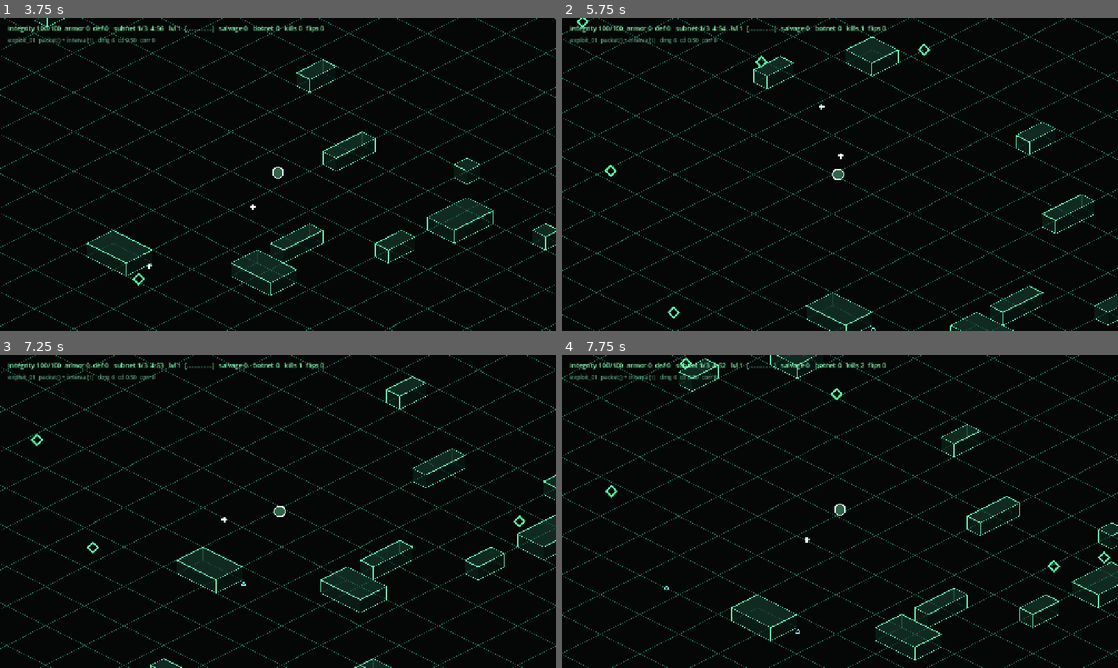
Above: before the commit, frames 1-4 (two rows, left to right).
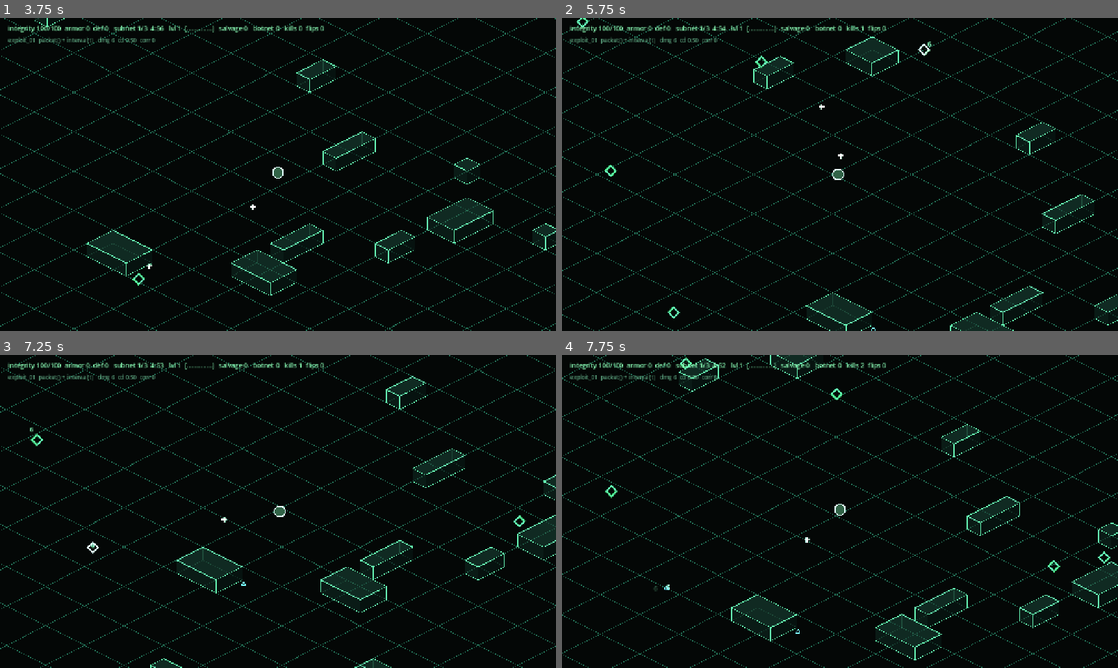
Above: after the commit, the same moments.

Repository: seanperkins/rootkit-game
Game: Godot game, scene res://scenes/main.tscn
Two runs of this game, one before a commit and one after it. Both use one fixed random seed, a clock stepped at 60 frames per second and the inputs below.
Inputs (mouse positions are in pixels of both pictures, inside the frame that each line leads up to):
- Up to frame 1 (3.75 s): click "./intrude --subnet 01 [ENTER]" at 0.5 s; tap Enter at 1.25, 1.35, 3.6 s; move the mouse to (400, 158) at 1.27 s; hold D 1.28-2.03 s; tap Space at 1.52, 2.27 s; move the mouse to (166, 190) at 2.02 s; hold S 2.03-2.78 s; tap Keypad Enter at 2.1 s; move the mouse to (333, 105) at 2.77 s; hold D 2.78-3.53 s; tap R at 2.85 s; move the mouse to (250, 237) at 3.52 s; hold W from 3.53 s (still down)
- Up to frame 2 (5.75 s): tap Space at 3.77, 4.52, 5.27 s; move the mouse to (1006, 221) at 4.27 s; release W at 4.28 s; hold A from 4.28 s (still down); tap Keypad Enter at 4.35 s; move the mouse to (673, 127) at 5.02 s; tap R at 5.1 s
- Up to frame 3 (7.25 s): move the mouse to (305, 511) at 5.77 s; release A at 5.78 s; hold S 5.78-6.53 s; tap Enter at 5.85 s; move the mouse to (194, 433) at 6.52 s; hold D from 6.53 s (still down); tap Keypad Enter at 6.6 s; tap Space at 6.77 s
- Up to frame 4 (7.75 s): move the mouse to (962, 495) at 7.27 s; release D at 7.28 s; hold W from 7.28 s (still down); tap R at 7.35 s; tap Space at 7.52 s

Frame 1 is identical in both runs. In frame 2, less than 0.1% of the frame differs, in the area x 64-67%, y 7-12%; in frame 3, less than 0.1%, in the area x 5-18%, y 23-64%; in frame 4, less than 0.1%.

Commit message:
feat: hit flash, damage numbers and a damage vignette
The flash walks 0..<hit_count after each drain pass. Not
hits_before..hit_count: drain_pass zeroes hit_count on entry, so
hits_before holds the previous pass's count and a range built from it is
empty whenever a pass lands fewer hits than the one before.

Extracted _relocate_enemy from the inline block at the recycle site,
because there are two despawn sites, not one — _step2d_collapse's
is_void predicate is conditional and so is not tail-only, and it
relocated nothing at all. Folded in _submerged and the three _ai_*
arrays while there; they were missing from the original block, and an
ambusher only hid it by rewriting _submerged every tick.

Diff:
--- a/scripts/run/run.gd
+++ b/scripts/run/run.gd
@@ -208,6 +208,10 @@
 
 var _pending_fusions: Array = []
 ## Out of the entity grid, and therefore untouchable and harmless.
+## How lit each enemy is from a hit landed this tick, decayed in _age_fx and
+## read by the renderer. Per-enemy, so it needs BOTH halves of the slot
+## invariant: zeroed on spawn AND relocated on despawn.
+var _hit_flash: PackedFloat32Array
 var _submerged: PackedByteArray
 ## How many times this enemy's line has already divided.
 ## Knockback impulses, decayed each tick and added to velocity. Separate from
@@ -305,6 +309,10 @@
 var _shake_pref := 1.0
 ## Whether floating damage numbers are drawn. Also a preference.
 var _numbers_pref := true
+## Screen-edge damage flash, 1.0 at the moment of the hit. Read by ui.gd. This
+## is the shake-INDEPENDENT damage tell, which is what makes shake = 0 a
+## supported setting rather than a way to lose information.
+var _vignette := 0.0
 ## Longest unscaled delta the presentation half will honour. Unclamped, a first
 ## frame, a scene load or an OS suspend would expire every live effect in one
 ## step.
@@ -327,6 +335,9 @@
 ## what killed them. Bounded by the fire budget: 3 exploits x 4 fires x FX_LIFE
 ## worth of ticks.
 const FX_LIFE := 0.13
+## Hit flash fades in about a sixth of a second — long enough to read at 60fps,
+## short enough that a swarm under fire is not a white blob.
+const HIT_FLASH_DECAY := 6.0
 var _fx_line: Array = []      # [a, b, t, colour]
 var _fx_ring: Array = []      # [centre, radius, t, colour]
 var _order: PackedInt32Array
@@ -448,6 +459,7 @@
 	_execute_immune_type.resize(enemy_types.size())
 	for mi_t in enemy_types.size():
 		_execute_immune_type[mi_t] = 1 if _is_miniboss(mi_t) else 0
+	_hit_flash = PackedFloat32Array(); _hit_flash.resize(MAX_ENEMIES)
 	_submerged = PackedByteArray(); _submerged.resize(MAX_ENEMIES)
 	_knock = PackedVector2Array(); _knock.resize(MAX_ENEMIES)
 	_split_gen = PackedInt32Array(); _split_gen.resize(MAX_ENEMIES)
@@ -603,6 +615,7 @@
 
 	feel.step(udt)
 	_age_fx(udt)
+	_vignette = maxf(0.0, _vignette - udt * 2.5)
 
 	# The shake preference multiplies the composed offset, outside Feel and
 	# after the square — folded into trauma it would scale quadratically and a
@@ -914,6 +927,9 @@
 			shards.pos[i] += d.normalized() * 300.0 * dt
 
 func _age_fx(dt: float) -> void:
+	for f in enemies.count:
+		if _hit_flash[f] > 0.0:
+			_hit_flash[f] = maxf(0.0, _hit_flash[f] - dt * HIT_FLASH_DECAY)
 	var i := 0
 	while i < _fx_line.size():
 		_fx_line[i][2] -= dt
@@ -1209,6 +1225,7 @@
 	var ei := _proj_owner[i]
 	if ei >= 0 and ei < resolved.size() and radius > 0.0:
 		var r: ResolvedExploit = resolved[ei]
+		feel.add_trauma(0.15)
 		_fx_ring.append([projectiles.pos[i], radius, FX_LIFE * 1.5,
 			Color(2.2, 1.2, 0.5)])
 		var n := grid.query_radius_into(projectiles.pos[i], radius, _buf,
@@ -1348,6 +1365,13 @@
 			emit_signal("stats_changed")
 			return
 	player_health -= _mitigated(amount)
+	# Proportional, and the RATIO is clamped: a pulse or a hazard tick can
+	# exceed full integrity, and an unclamped ratio would put trauma past 1.0
+	# where MAX_OFFSET stops being a maximum.
+	feel.add_trauma(0.25 + 0.5 * clampf(amount / maxf(_eff_integrity(), 1.0),
+		0.0, 1.0))
+	feel.emit("hurt")
+	_vignette = 1.0
 	player_iframe = IFRAMES
 	if _low_armed and player_health < _eff_integrity() * LOW_INTEGRITY_FRACTION:
 		_low_armed = false
@@ -1391,12 +1415,42 @@
 ## Everything a freshly spawned enemy slot needs, in one place, so that adding a
 ## per-enemy array later cannot leave one spawn site behind — which is exactly
 ## how a stale-slot bug gets in.
+## Move every run.gd-side per-enemy array from the tail slot into slot `i`.
+##
+## `Population.despawn` swap-removes the tail into `i` for ITS OWN arrays only,
+## so everything parallel to them has to follow by hand. This used to be an
+## inline block at the one despawn site that knew about it; it is a function
+## because there are TWO such sites — `_step9_recycle` and `_step2d_collapse`,
+## whose `is_void` predicate is conditional and therefore not tail-only — and a
+## second copy would have drifted the moment either changed.
+##
+## `_submerged` and the three `_ai_*` arrays were absent from the original block
+## entirely. An ambusher hid the bug by rewriting `_submerged` every tick from
+## `_ambush`; the AI arrays did not, so a compacted enemy inherited a stranger's
+## dash phase. `_order` is deliberately NOT here — `_depth_sort` refills it
+## wholesale every tick.
+func _relocate_enemy(i: int, last: int) -> void:
+	_worm_id[i] = _worm_id[last]
+	_worm_seg[i] = _worm_seg[last]
+	_spawn_hp[i] = _spawn_hp[last]
+	_slow_left[i] = _slow_left[last]
+	_slow_factor[i] = _slow_factor[last]
+	_knock[i] = _knock[last]
+	_split_gen[i] = _split_gen[last]
+	_rewarded[i] = _rewarded[last]
+	_hit_flash[i] = _hit_flash[last]
+	_submerged[i] = _submerged[last]
+	_ai_phase[i] = _ai_phase[last]
+	_ai_timer[i] = _ai_timer[last]
+	_ai_aim[i] = _ai_aim[last]
+
 func _spawn_enemy_state(i: int, hp: float,
 		behaviour: int = EnemyTable.Behaviour.CHASE) -> void:
 	_worm_id[i] = 0
 	_clear_slow(i)
 	_clear_ai(i)
 	_spawn_hp[i] = hp
+	_hit_flash[i] = 0.0
 	if behaviour == EnemyTable.Behaviour.AMBUSHER:
 		# A fresh ambusher owes a full submerged run before its first surface;
 		# a zero timer would have it breaching on the tick it spawned.
@@ -1649,6 +1703,24 @@
 		var hits_before := queue.hit_count
 		var resolved_n := queue.drain_pass(enemies, thresholds, _spawn_hp,
 			_execute_by_exploit, _execute_immune_type)
+
+		# Flash every target hit in THIS pass: 0 ..< hit_count, not
+		# hits_before ..< hit_count. `drain_pass` zeroes hit_count on entry
+		# (hit_queue.gd), so `hits_before` holds the PREVIOUS pass's count — a
+		# range built from it is empty whenever a pass lands fewer hits than the
+		# one before, and skips an arbitrary prefix otherwise. Silently, since
+		# the indices stay in bounds.
+		for k in queue.hit_count:
+			var ht := queue.hit_target[k]
+			if ht >= 0 and ht < enemies.count:
+				_hit_flash[ht] = 1.0
+				if _numbers_pref:
+					var ex := queue.hit_exploit[k]
+					var dmg: float = resolved[ex].damage if ex >= 0 \
+						and ex < resolved.size() else 0.0
+					if dmg >= 1.0:
+						feel.add_number(enemies.pos[ht], "%d" % int(dmg),
+							Color(1.0, 1.9, 1.4))
 
 		# ON_HIT fires per hit on an OPEN target, regardless of outcome. Gating
 		# it on death makes the cascade the fire budget exists for impossible.
@@ -1793,15 +1865,7 @@
 			# block below states. Six of these were missing: a compacted enemy
 			# inherited a stranger's spawn HP (which execute_below reads as its
 			# maximum), slow, knockback, split generation and reward flag.
-			var last := enemies.count - 1
-			_worm_id[i] = _worm_id[last]
-			_worm_seg[i] = _worm_seg[last]
-			_spawn_hp[i] = _spawn_hp[last]
-			_slow_left[i] = _slow_left[last]
-			_slow_factor[i] = _slow_factor[last]
-			_knock[i] = _knock[last]
-			_split_gen[i] = _split_gen[last]
-			_rewarded[i] = _rewarded[last]
+			_relocate_enemy(i, enemies.count - 1)
 			enemies.despawn(i)
 		else:
 			i += 1
@@ -1889,6 +1953,12 @@
 	# Anything still out there goes with it.
 	for i in range(enemies.count - 1, -1, -1):
 		if terrain.is_void(enemies.pos[i]):
+			# Reverse iteration does NOT make this tail-only: the predicate is
+			# conditional, so a middle enemy in the void is despawned and the
+			# tail swaps down over it. This site relocated nothing at all, which
+			# during CLEARED — when a mini-boss can be mid-arrival — stranded
+			# every parallel array.
+			_relocate_enemy(i, enemies.count - 1)
 			enemies.despawn(i)
 
 ## Blocks are only live while you are fighting. Not during the collapse: the walk
@@ -2273,7 +2343,13 @@
 		var shade := 1.15
 		if _worm_id[i] != 0 and _worm_seg[i] != 0:
 			shade = 1.15 * (0.82 - 0.07 * mini(_worm_seg[i], 4))
-		mm.set_instance_color(n, t.color.lerp(Color(1.5, 0.25, 1.5), frac) * shade)
+		# Flash composes ON TOP of the corruption tint rather than replacing it:
+		# an enemy that is both nearly flipped and just hit is telling the
+		# player two true things.
+		var col: Color = t.color.lerp(Color(1.5, 0.25, 1.5), frac) * shade
+		if _hit_flash[i] > 0.0:
+			col = col.lerp(Color(2.4, 2.4, 2.4), _hit_flash[i] * 0.75)
+		mm.set_instance_color(n, col)
 		mm.set_instance_custom_data(n, Color(float(t.glyph), 0.0, 0.0, 0.0))
 	mm = _mm_proj.multimesh
 	mm.visible_instance_count = projectiles.count
@@ -2514,6 +2590,18 @@
 			pts.append(to_iso(fx[0] + Vector2(cos(a2), sin(a2)) * fx[1] * (1.0 - f2 * 0.25)))
 		draw_polyline(pts, Color(c2.r, c2.g, c2.b, f2 * 0.85), 1.0 + 2.0 * f2)
 
+	# Damage numbers. ThemeDB.fallback_font ships with the engine and is not a
+	# file in this repo, so the no-font-assets rule holds. Drawn in world space
+	# under to_iso — they belong to an enemy at a place.
+	if _numbers_pref and not feel.numbers.is_empty():
+		var nf := ThemeDB.fallback_font
+		for nrow in feel.numbers:
+			var nf_a: float = clampf(nrow[3] / Feel.NUMBER_LIFE, 0.0, 1.0)
+			var nc: Color = nrow[2]
+			draw_string(nf, to_iso(nrow[0]), nrow[1],
+				HORIZONTAL_ALIGNMENT_CENTER, -1, 13,
+				Color(nc.r, nc.g, nc.b, nf_a))
+
 	# The player, drawn screen-aligned at the projected position: a glyph that
 	# tilts with the ground plane reads as debris, not as the thing you steer.
 	#
--- a/scripts/run/ui.gd
+++ b/scripts/run/ui.gd
@@ -62,6 +62,24 @@
 	build.position = Vector2(18, 42)
 	build.add_theme_color_override("font_color", DIM)
 	_hud.add_child(build)
+
+	# The damage vignette. Screen space, because it is a fact about the player
+	# rather than about a place, and it fades rather than strobes.
+	_vignette = ColorRect.new()
+	_vignette.set_anchors_preset(Control.PRESET_FULL_RECT)
+	_vignette.mouse_filter = Control.MOUSE_FILTER_IGNORE
+	_vignette.color = Color(0.9, 0.1, 0.12, 0.0)
+	var vg := Gradient.new()
+	vg.set_color(0, Color(1, 1, 1, 0))
+	vg.set_color(1, Color(1, 1, 1, 1))
+	var vt := GradientTexture2D.new()
+	vt.gradient = vg
+	vt.fill = GradientTexture2D.FILL_RADIAL
+	vt.fill_from = Vector2(0.5, 0.5)
+	vt.fill_to = Vector2(1.0, 0.5)
+	_vignette.material = null
+	_vignette.texture_filter = CanvasItem.TEXTURE_FILTER_LINEAR
+	_hud.add_child(_vignette)
 
 	_overlay = Control.new()
 	_overlay.set_anchors_preset(Control.PRESET_FULL_RECT)
@@ -206,6 +224,7 @@
 var _fusion_buttons: Array = []
 var _recipes: PanelContainer
 var _recipes_body: Label
+var _vignette: ColorRect
 
 func _on_cards(cards: Array) -> void:
 	_cards_data = cards
@@ -656,6 +675,8 @@
 		vp.set_input_as_handled()
 
 func _process(_d: float) -> void:
+	if run != null and _vignette != null:
+		_vignette.color.a = clampf(run._vignette, 0.0, 1.0) * 0.30
 	if run != null and not run.paused:
 		if _overlay.visible:
 			_overlay.visible = false
--- a/tests/test_run.gd
+++ b/tests/test_run.gd
@@ -98,6 +98,10 @@
 	if not finished_presentation:
 		print("  FAIL  case 'presentation_survives_death' never finished")
 		failures += 1
+	await hit_flash_follows_its_slot()
+	if not finished_flash:
+		print("  FAIL  case 'hit_flash_follows_its_slot' never finished")
+		failures += 1
 
 	print("")
 	if failures == 0: print("  PASS — all checks")
@@ -217,6 +221,40 @@
 	finished_presentation = true
 
 var finished_presentation := false
+var finished_flash := false
+
+## The flash is set from the drain's per-pass hit list, zeroed on a recycled
+## spawn slot, and — the half a plan draft missed — MOVED when a despawn swaps
+## the tail down over a middle slot.
+func hit_flash_follows_its_slot() -> void:
+	var r: Node2D = load("res://scenes/run.tscn").instantiate()
+	root.add_child(r)
+	await process_frame
+	r.input_override = Vector2.ZERO
+	while r.enemies.count > 0:
+		r.enemies.despawn(r.enemies.count - 1)
+
+	var a: int = r.enemies.spawn(Vector2(200, 0), Vector2.ZERO, 50.0, 20.0, 0)
+	r._spawn_enemy_state(a, 50.0)
+	var b: int = r.enemies.spawn(Vector2(300, 0), Vector2.ZERO, 50.0, 20.0, 0)
+	r._spawn_enemy_state(b, 50.0)
+	_check("a fresh slot starts unlit", r._hit_flash[a], 0.0)
+
+	# Light the TAIL, then kill the head so the tail compacts down into it.
+	r._hit_flash[b] = 1.0
+	r._hit_flash[a] = 0.0
+	r._relocate_enemy(a, b)
+	r.enemies.despawn(a)
+	_check("the flash followed the compacted enemy", r._hit_flash[a], 1.0)
+
+	# And a recycled slot does not inherit it.
+	var c: int = r.enemies.spawn(Vector2(400, 0), Vector2.ZERO, 50.0, 20.0, 0)
+	r._spawn_enemy_state(c, 50.0)
+	_check("a recycled slot is unlit again", r._hit_flash[c], 0.0)
+
+	r.free()
+	await process_frame
+	finished_flash = true
 
 func _auto_pick(cards: Array) -> void:
 	picks += 1
Not shown, added: scripts/run/feel.gd.uid
Not shown, added: tests/test_feel.gd.uid
Not shown, added: tests/test_fusion_run.gd.uid
